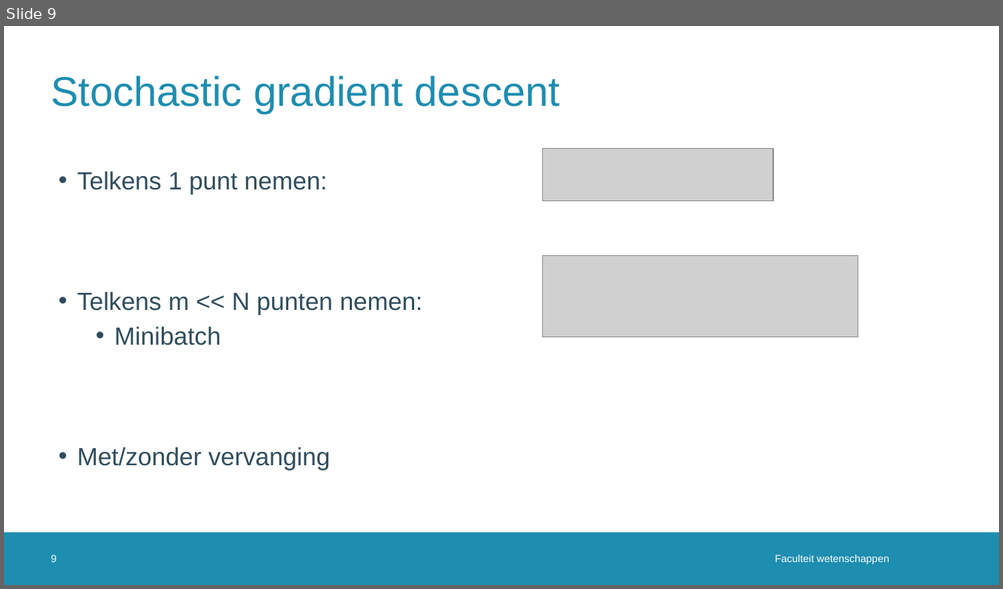
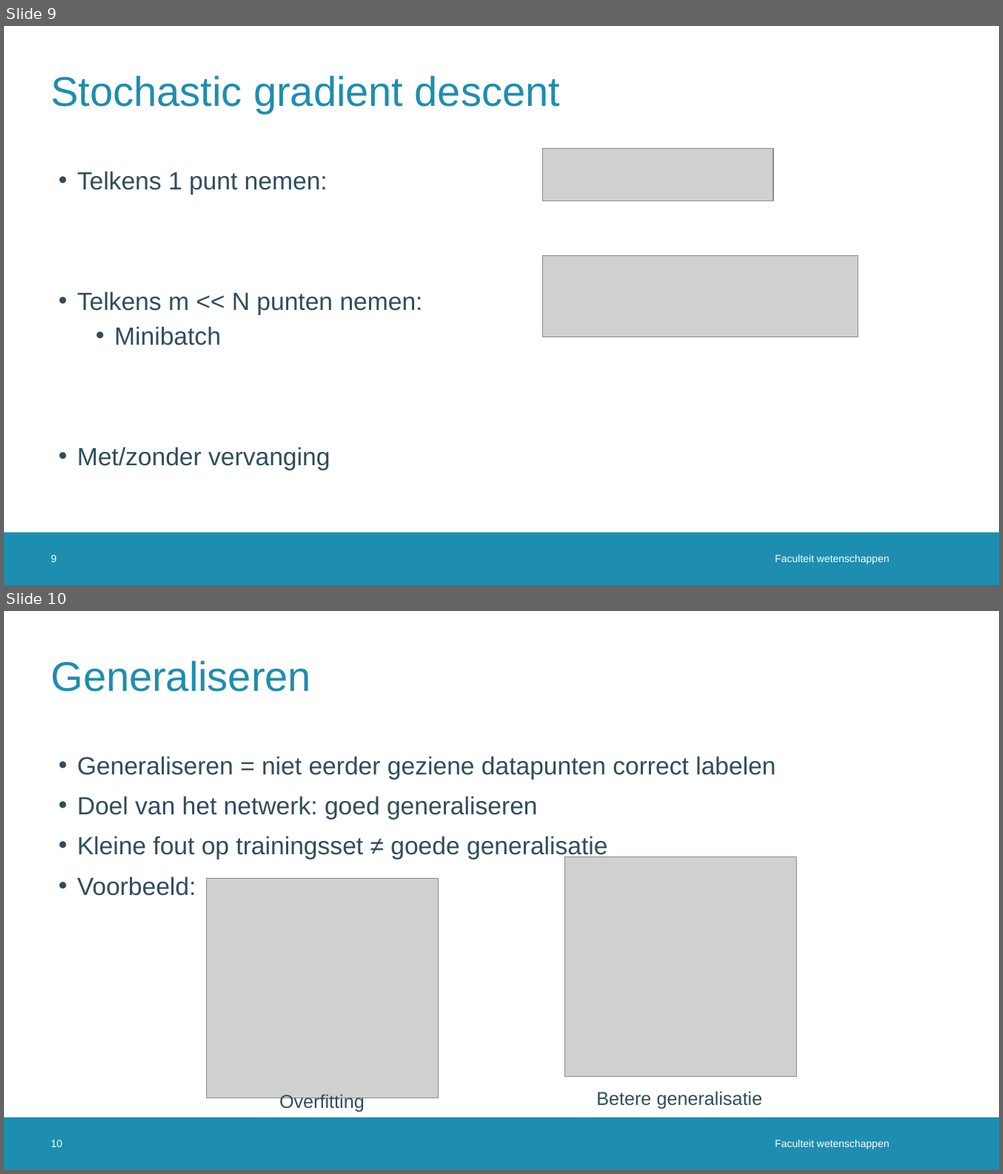
Before and after one commit to JoppeDJ/BachelorProef, a slide deck: Literatuurstudie/Literatuurstudie_ppt - kopie.pptx. Shown one above the other, each under a label of ours: slide 9 before the commit, slides 9 and 10 after it. The pictures are 1003x589 and 1003x1174 pixels, drawn with LibreOffice and Linux fonts; fonts in the diff are those of the drawing; grey boxes stand for pictures; background and template pictures are left out. Boxes give left, top, right and bottom in pixels: in the first picture for what was removed or moved away, otherwise in the second. Text is boxed around its words. In the diff, an @@ line names an element or a change of style, - is before the commit and + after.

Commit message:
add slide for Generalisation

```diff
--- a/Literatuurstudie/Literatuurstudie_ppt - kopie.pptx
+++ b/Literatuurstudie/Literatuurstudie_ppt - kopie.pptx
@@ slide 10 added at (x1=4, y1=611, x2=999, y2=1170), background #FFFFFF; not listed: 1 template element that a slide beside it also shows @@
@@ title added at (x1=51, y1=661, x2=310, y2=692), 40 pt, text #1D8DB0 @@
+Generaliseren
@@ text added at (x1=77, y1=756, x2=775, y2=896), 24 pt, text #2F4D5D @@
+• Generaliseren = niet eerder geziene datapunten correct labelen
+• Doel van het netwerk: goed generaliseren
+• Kleine fout op trainingsset ≠ goede generalisatie
+• Voorbeeld:
@@ picture added at (x1=564, y1=857, x2=797, y2=1076) @@
@@ picture added at (x1=207, y1=879, x2=439, y2=1098) @@
@@ text added at (x1=279, y1=1094, x2=364, y2=1113), 18 pt, text #2F4D5D @@
+Overfitting
@@ text added at (x1=596, y1=1091, x2=762, y2=1110), 18 pt, text #2F4D5D @@
+Betere generalisatie
@@ page number added at (x1=51, y1=1140, x2=62, y2=1147), 10 pt, text #FFFFFF @@
+10
@@ text added at (x1=774, y1=1140, x2=889, y2=1150), 10 pt, text #FFFFFF @@
+Faculteit wetenschappen
```
